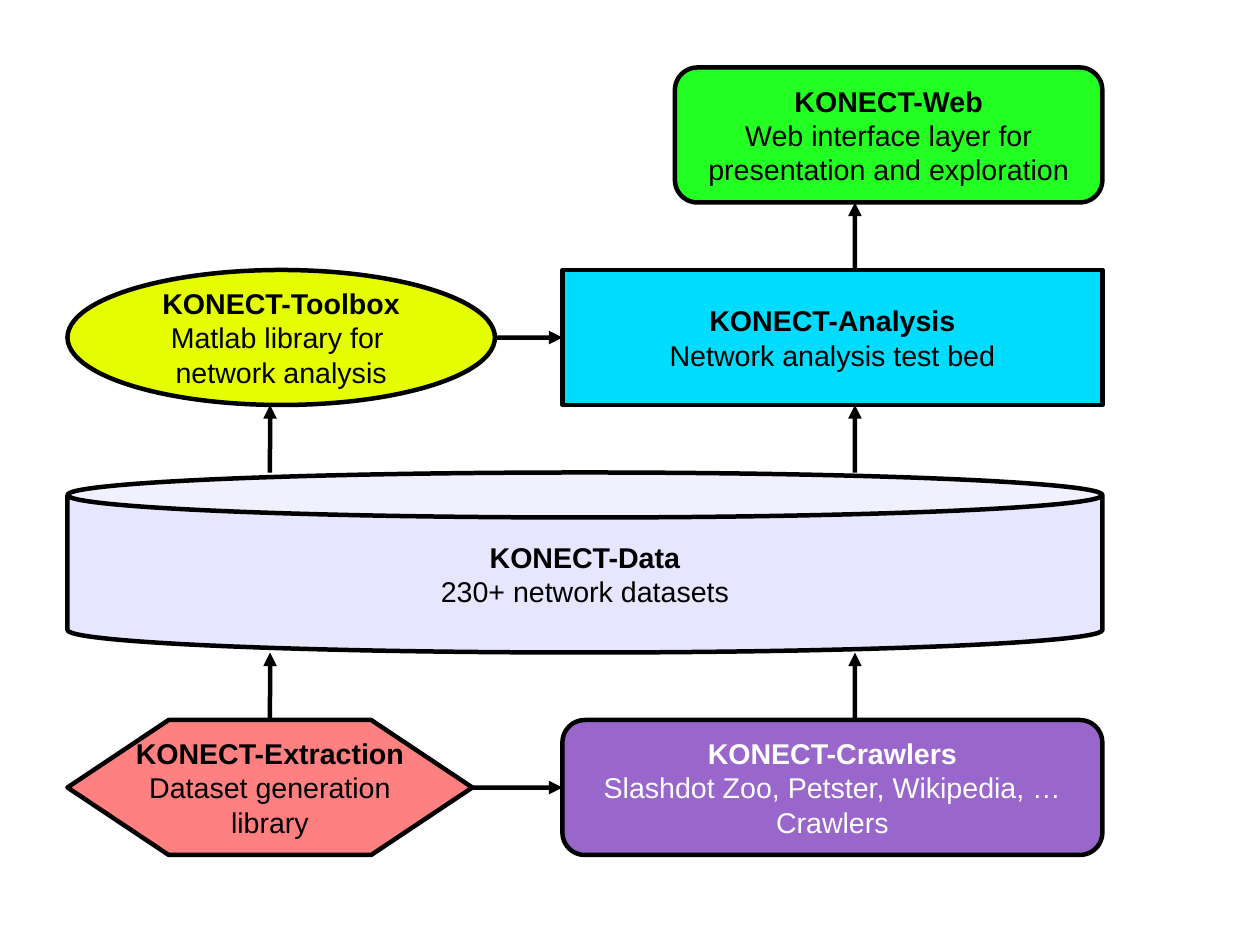
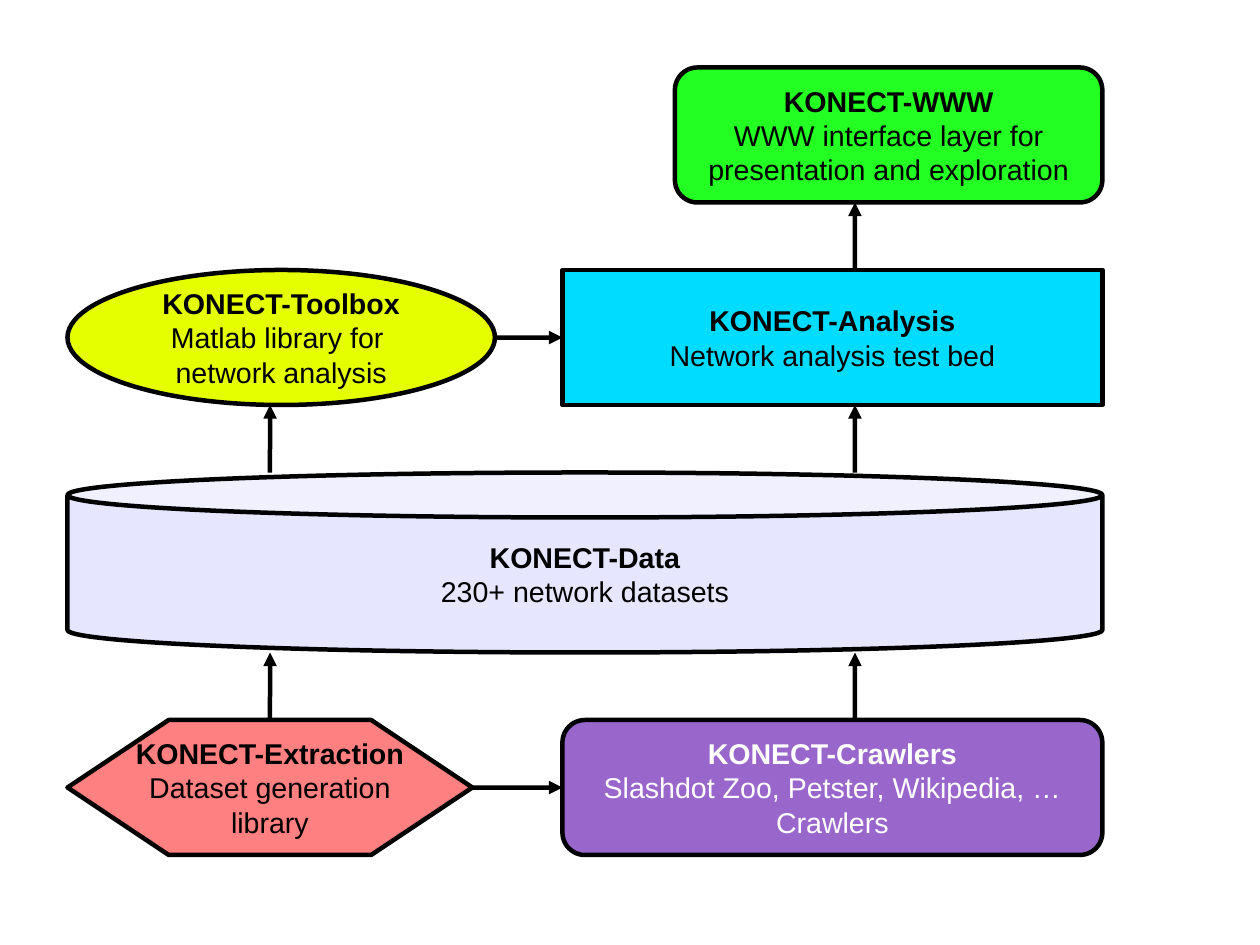
Before and after one commit to kunegis/konect-handbook, a slide deck: slide 1 of organization.white.odp. Drawn at 1260x945 pixels with LibreOffice and Linux fonts; fonts in the diff are those of the drawing. Boxes give left, top, right and bottom in pixels: in the first picture for what was removed or moved away, otherwise in the second. Text is boxed around its words. In the diff, an @@ line names an element or a change of style, - is before the commit and + after.

```diff
--- a/organization.white.odp
+++ b/organization.white.odp
@@ text in rounded rectangle at (734,92,1043,152): text changed @@
-KONECT-Web
-Web interface layer for
+KONECT-WWW
+WWW interface layer for
```
Also in this commit, not shown: 4 other files.
